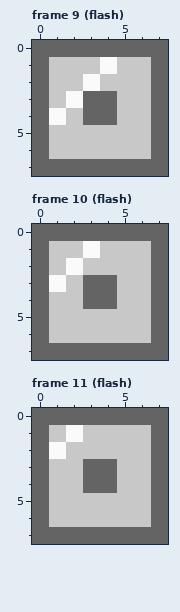
Edited in one commit: pixel-art file (Samples/Tetris/Tetris/Assets/tetro.aseprite). Above is the file before it was changed.
8x8 pixels, 12 frames. Shown: frame 9 (flash), frame 10 (flash), frame 11 (flash). The commit also changed other frames, which this record leaves out.
New version:
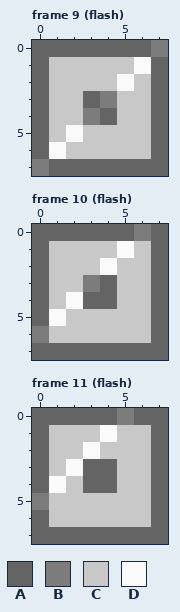
Palette (. is transparent): A #646464  B #7c7c7c  C #c8c8c8  D #fafafa
The exact change:
Frame 9 (flash):
y 0: x 7 A -> B
y 1: x 4 D -> C; x 6 C -> D
y 2: x 3 D -> C; x 5 C -> D
y 3: x 2 D -> C; x 4 A -> B
y 4: x 1 D -> C; x 3 A -> B
y 5: x 2 C -> D
y 6: x 1 C -> D
y 7: x 0 A -> B
Frame 10 (flash):
y 0: x 6 A -> B
y 1: x 3 D -> C; x 5 C -> D
y 2: x 2 D -> C; x 4 C -> D
y 3: x 1 D -> C; x 3 A -> B
y 4: x 2 C -> D
y 5: x 1 C -> D
y 6: x 0 A -> B
Frame 11 (flash):
y 0: x 5 A -> B
y 1: x 2 D -> C; x 4 C -> D
y 2: x 1 D -> C; x 3 C -> D
y 3: x 2 C -> D
y 4: x 1 C -> D
y 5: x 0 A -> B
